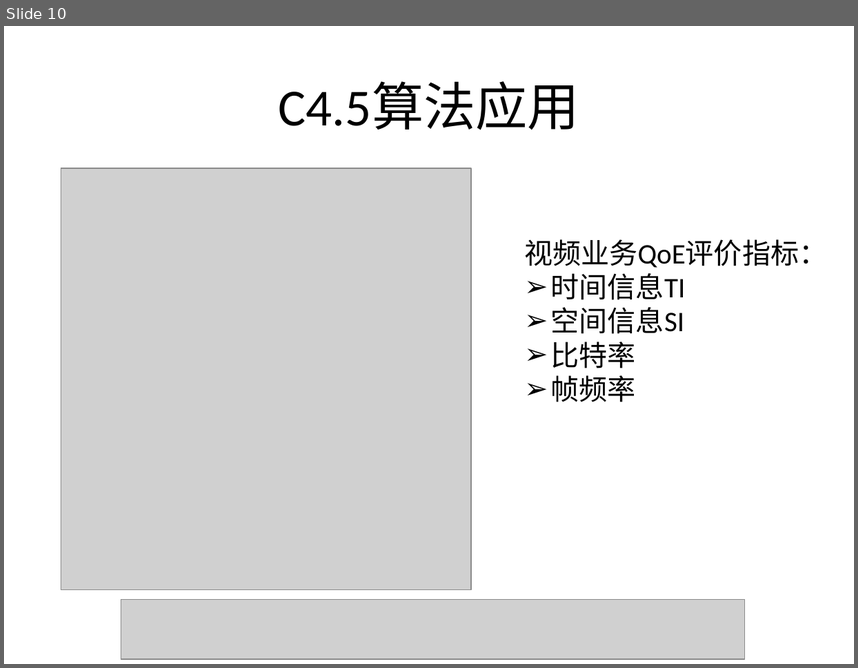
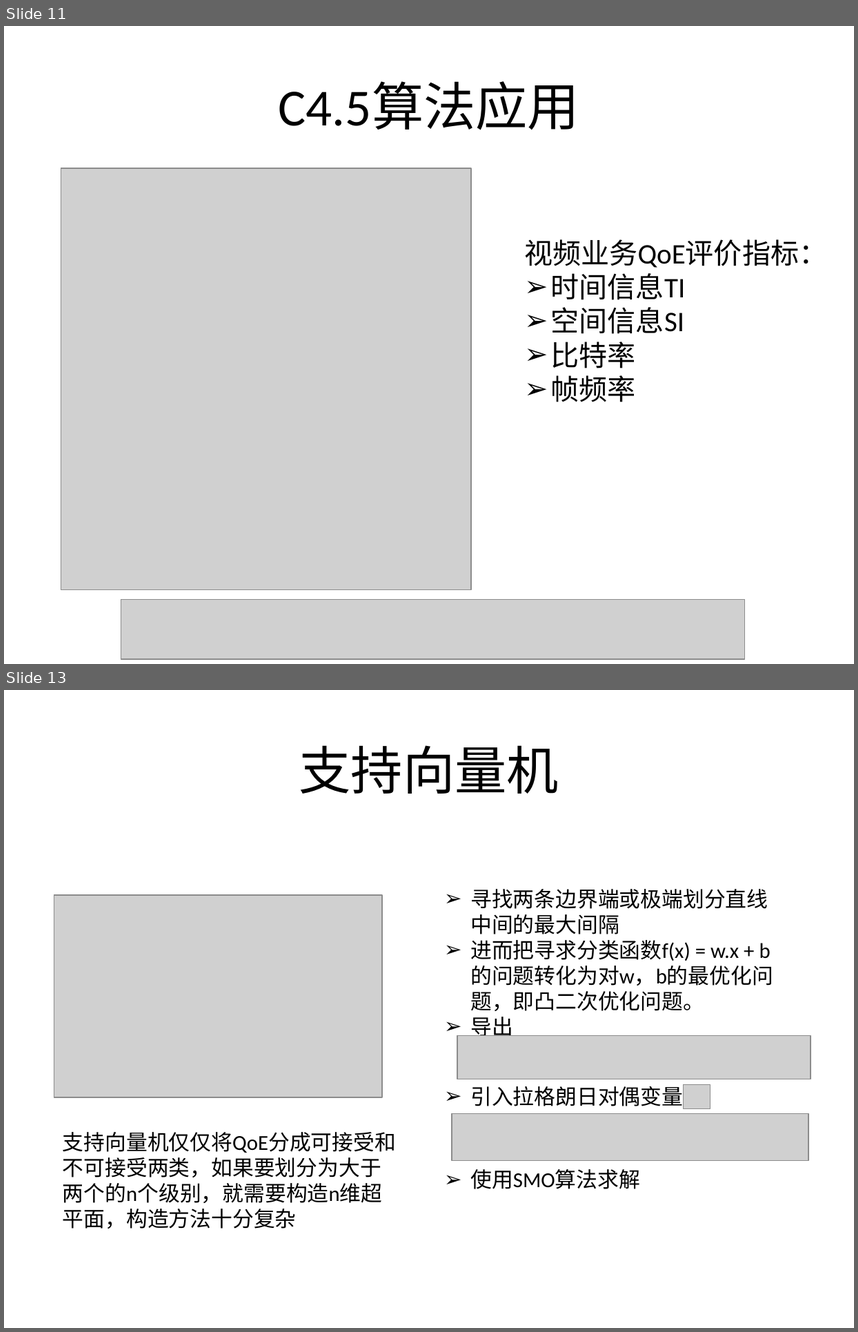
Before and after one commit to ping910714/MyReportsWeek, a slide deck: 2016-3-8-谢平家.pptx. Shown one above the other, each under a label of ours: slide 10 before the commit, slides 11 and 13 after it; the slides between them are not shown. The pictures are 858x668 and 858x1332 pixels, drawn with LibreOffice and Linux fonts; fonts in the diff are those of the drawing; grey boxes stand for pictures. Boxes give left, top, right and bottom in pixels: in the first picture for what was removed or moved away, otherwise in the second. Text is boxed around its words. In the diff, an @@ line names an element or a change of style, - is before the commit and + after.

Commit message:
添加支持向量机部分

```diff
--- a/2016-3-8-谢平家.pptx
+++ b/2016-3-8-谢平家.pptx
@@ slide 13 added at (x1=4, y1=690, x2=854, y2=1328), background #FFFFFF @@
@@ title added at (x1=299, y1=745, x2=559, y2=793), 44 pt, text #000000 @@
+支持向量机
@@ picture added at (x1=54, y1=895, x2=382, y2=1097) @@
@@ text added at (x1=470, y1=889, x2=768, y2=1041), 18 pt, text #000000 @@
+➢ 寻找两条边界端或极端划分直线中间的最大间隔
+➢ 进而把寻求分类函数f(x) = w.x + b的问题转化为对w，b的最优化问题，即凸二次优化问题。
+➢ 导出
@@ picture added at (x1=457, y1=1035, x2=811, y2=1078) @@
@@ text added at (x1=470, y1=1086, x2=683, y2=1106), 18 pt, text #000000 @@
+➢ 引入拉格朗日对偶变量
@@ picture added at (x1=683, y1=1085, x2=710, y2=1109) @@
@@ picture added at (x1=452, y1=1114, x2=809, y2=1160) @@
@@ text added at (x1=63, y1=1132, x2=396, y2=1228), 18 pt, text #000000 @@
+支持向量机仅仅将QoE分成可接受和不可接受两类，如果要划分为大于两个的n个级别，就需要构造n维超平面，构造方法十分复杂
@@ text added at (x1=470, y1=1169, x2=640, y2=1189), 18 pt, text #000000 @@
+➢ 使用SMO算法求解
@@ what was slide 10 is now slide 11 @@
```
Also in this commit, not shown: 2 other slides added.
